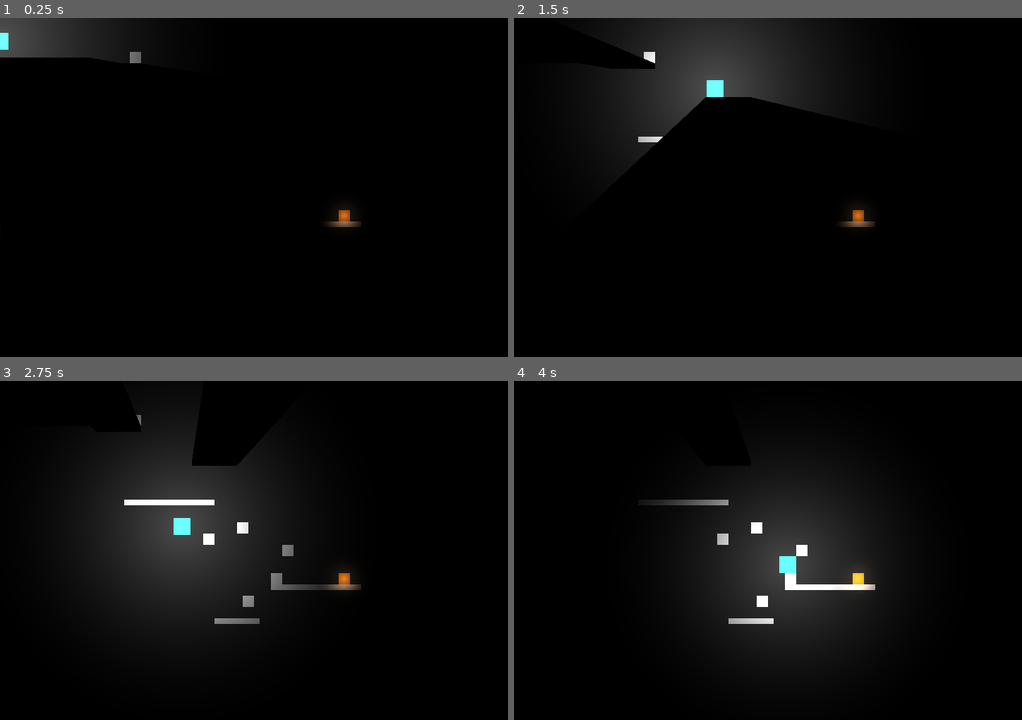
Above: before the commit, frames 1-4 (two rows, left to right).
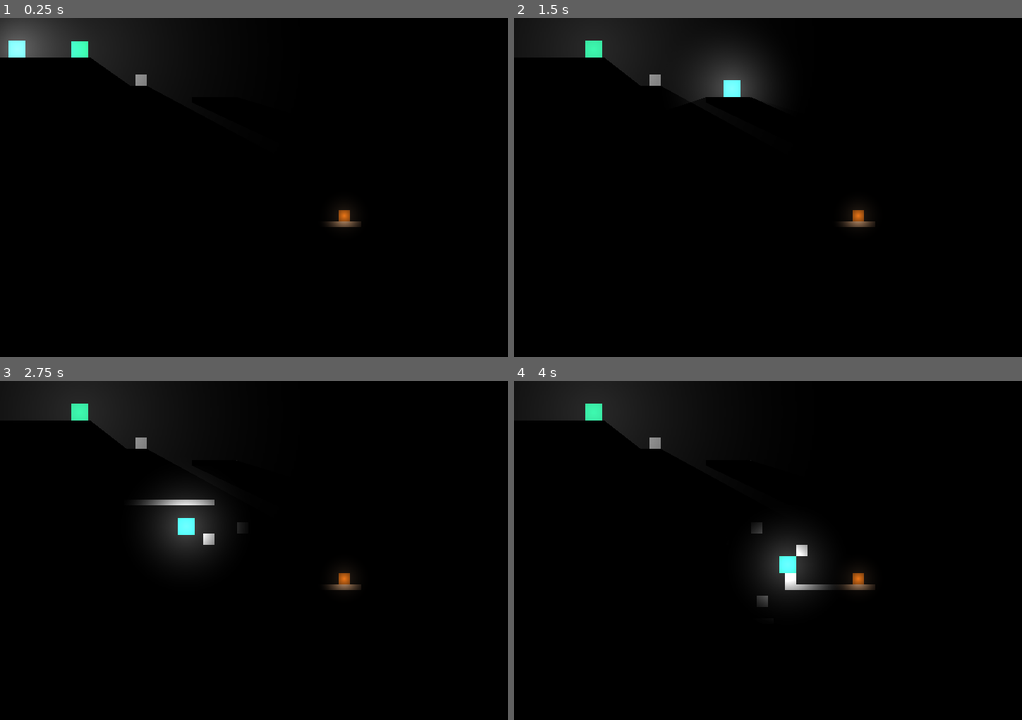
Above: after the commit, the same moments.

Repository: ToastedBrains/glow-me
Game: Godot game, scene res://levels/level1/level_1.tscn
Same seed, same stepped clock (60 frames per second), same inputs: the game is played once before the commit and once after it.
Inputs:
- Up to frame 1 (0.25 s): no input
- Up to frame 2 (1.5 s): tap Enter (ui_accept) at 0.5, 0.6, 0.77, 1.07, 1.35 s; hold Right (ui_right) from 0.53 s (still down)
- Up to frame 3 (2.75 s): tap Enter (ui_accept) at 1.52, 1.82, 2.1 s; release Right (ui_right) at 2.03 s; hold Left (ui_left) from 2.03 s (still down)
- Up to frame 4 (4 s): release Left (ui_left) at 2.78 s; hold Right (ui_right) from 2.78 s (still down); tap Enter (ui_accept) at 2.85, 3.02, 3.32, 3.6, 3.77 s

The runs differ from the first frame. In frame 1, 0.9% of the frame differs, in the area x 0-29%, y 4-20%; in frame 2, 9.4%; in frame 3, 17%, in the area x 3-67%, y 0-72%; in frame 4, 16%.

Commit message:
A rigidbody cube to collide and shoot away

Diff:
--- a/LightSources/light_source.gd
+++ b/LightSources/light_source.gd
@@ -15,11 +15,11 @@
 
 func _on_body_entered(body):
 	if body is CharacterBody2D:
-		print(body)
+#		print(body)
 		var props = body.get_property_list()
 		for p in props:
 			print(p)
-		body.power_up = true
+		body.charging = true
 #	queue_free()
 #	body.power_up = true
 #	body.queue_free()
@@ -29,8 +29,8 @@
 
 func _on_body_exited(body):
 	if body is CharacterBody2D:
-		print(body)
+#		print(body)
 		var props = body.get_property_list()
 		for p in props:
 			print(p)
-		body.power_up = false
+		body.charging = false
--- /dev/null
+++ b/Phosphorescents/phospho_cube.gd
@@ -0,0 +1,18 @@
+extends RigidBody2D
+
+@onready var power_up = false
+
+func charge_up():
+	power_up = true
+
+func charge_down():
+	power_up = false
+
+
+func _ready():
+	pass # Replace with function body.
+
+
+# Called every frame. 'delta' is the elapsed time since the previous frame.
+func _process(delta):
+	pass
--- /dev/null
+++ b/Phosphorescents/phospho_cube.tscn
@@ -0,0 +1,32 @@
+[gd_scene load_steps=4 format=3 uid="uid://cxwblhx28wseb"]
+
+[ext_resource type="Texture2D" uid="uid://c75m4rx1nsw3h" path="res://assets/sprites/light_temp.png" id="1_jm8ml"]
+[ext_resource type="Script" path="res://Phosphorescents/phospho_cube.gd" id="1_wjrgd"]
+
+[sub_resource type="RectangleShape2D" id="RectangleShape2D_gviq2"]
+size = Vector2(24, 24)
+
+[node name="PhosphoCube" type="RigidBody2D" groups=["phosphorescents"]]
+script = ExtResource("1_wjrgd")
+
+[node name="ColorRect" type="ColorRect" parent="."]
+anchors_preset = 8
+anchor_left = 0.5
+anchor_top = 0.5
+anchor_right = 0.5
+anchor_bottom = 0.5
+offset_left = -12.0
+offset_top = -12.0
+offset_right = 12.0
+offset_bottom = 12.0
+grow_horizontal = 2
+grow_vertical = 2
+color = Color(0.243137, 0.984314, 0.694118, 1)
+
+[node name="CollisionShape2D" type="CollisionShape2D" parent="."]
+shape = SubResource("RectangleShape2D_gviq2")
+
+[node name="PointLight2D" type="PointLight2D" parent="."]
+shadow_enabled = true
+texture = ExtResource("1_jm8ml")
+texture_scale = 3.0
--- a/Player/player.gd
+++ b/Player/player.gd
@@ -1,77 +1,57 @@
 extends CharacterBody2D
 
 
-const SPEED = 300.0
-const JUMP_VELOCITY = -400.0
+@onready var gravity = ProjectSettings.get_setting("physics/2d/default_gravity")
+@onready var charging = false
 
-@onready var light_power = 2
-@onready var light_radius = 3
-@onready var power_up = false
+@export var speed = 300.0
+@export var jump_velocity = -400.0
+@export var energy = 2
+@export var radius = 2
 
-# Get the gravity from the project settings to be synced with RigidBody nodes.
-var gravity = ProjectSettings.get_setting("physics/2d/default_gravity")
+func set_energy():
+	if charging:
+		energy = clamp(energy + 0.01, 0.1, 2)
+		$PointLight2D.energy = energy
+		$PointLight2D.texture_scale = clamp($PointLight2D.texture_scale + $PointLight2D.texture_scale * 0.01, 0.5, 3)
+	else:
+		energy = clamp(energy - 0.001, 0.1, 2)
+		$PointLight2D.texture_scale = clamp($PointLight2D.texture_scale - $PointLight2D.texture_scale * 0.001, 0.5, 3)
+		$PointLight2D.energy = energy
 
 func charge_up():
-	power_up = true
+	charging = true
 
 func charge_down():
-	power_up = false
+	charging = false
 
 func _physics_process(delta):
-	# Add the gravity.
 	if not is_on_floor():
 		velocity.y += gravity * delta
-
-	# Handle Jump.
 	if Input.is_action_just_pressed("ui_accept") and is_on_floor():
-		velocity.y = JUMP_VELOCITY
-
-	# Get the input direction and handle the movement/deceleration.
-	# As good practice, you should replace UI actions with custom gameplay actions.
+		velocity.y = jump_velocity
 	var direction = Input.get_axis("ui_left", "ui_right")
 	if direction:
-		velocity.x = direction * SPEED
+		velocity.x = direction * speed
 	else:
-		velocity.x = move_toward(velocity.x, 0, SPEED)
-
-	move_and_slide()
-
-	if power_up:
-#		print("pw up", light_power, " ", $PointLight2D.texture_scale)
-		light_power = clamp(light_power + 0.01, 0.1, 2)
-		$PointLight2D.energy = light_power
-		$PointLight2D.texture_scale = clamp($PointLight2D.texture_scale + $PointLight2D.texture_scale * 0.01, 0.5, 3)
-	else:
-#		print("pw down", light_power, " ",  $PointLight2D.texture_scale)
-		light_power = clamp(light_power - 0.001, 0.1, 2)
-		$PointLight2D.texture_scale = clamp($PointLight2D.texture_scale - $PointLight2D.texture_scale * 0.001, 0.5, 3)
-		$PointLight2D.energy = light_power
-#		$PointLight2D.texture_scale -= $PointLight2D.texture_scale * 0.001
-
-
-#func _on_area_2d_body_entered(body):
-#	print("entered")
-#	if body.is_in_group("light_sources"):
-#		print("s-enter")
-#		power_up = true
-#
-#
-#func _on_area_2d_body_exited(body):
-#	print("exited")
-#	if body.is_in_group("light_sources"):
-#		print("s-exit")
-#		power_up = false
+		velocity.x = move_toward(velocity.x, 0, speed)
+	if move_and_slide():
+		for collisions in get_slide_collision_count():
+			var collision = get_slide_collision(collisions)
+			if collision.get_collider() is RigidBody2D:
+				collision.get_collider().apply_force(collision.get_normal() * -2500)
+	set_energy()
 
 
 func _on_area_2d_area_entered(area):
 	print("entered")
 	if area.is_in_group("light_sources"):
 		print("s-enter")
-		power_up = true
+		charging = true
 
 
 func _on_area_2d_area_exited(area):
 	print("exited")
 	if area.is_in_group("light_sources"):
 		print("s-exit")
-		power_up = false
+		charging = false
--- a/Player/player.tscn
+++ b/Player/player.tscn
@@ -1,10 +1,13 @@
-[gd_scene load_steps=4 format=3 uid="uid://cb0j6v8shsd03"]
+[gd_scene load_steps=5 format=3 uid="uid://cb0j6v8shsd03"]
 
 [ext_resource type="Script" path="res://Player/player.gd" id="1_vd73t"]
 [ext_resource type="Texture2D" uid="uid://c75m4rx1nsw3h" path="res://assets/sprites/light_temp.png" id="2_py3su"]
 
 [sub_resource type="RectangleShape2D" id="RectangleShape2D_p3duk"]
 size = Vector2(24, 24)
+
+[sub_resource type="CircleShape2D" id="CircleShape2D_1fvnt"]
+radius = 121.004
 
 [node name="Player" type="CharacterBody2D"]
 script = ExtResource("1_vd73t")
@@ -22,7 +25,8 @@
 [node name="PointLight2D" type="PointLight2D" parent="."]
 shadow_enabled = true
 texture = ExtResource("2_py3su")
-texture_scale = 3.0
 
-[node name="DirectionalLight2D" type="DirectionalLight2D" parent="."]
-visible = false
+[node name="Halo" type="Area2D" parent="."]
+
+[node name="CollisionShape2D" type="CollisionShape2D" parent="Halo"]
+shape = SubResource("CircleShape2D_1fvnt")
--- a/levels/level1/level_1.tscn
+++ b/levels/level1/level_1.tscn
@@ -1,7 +1,8 @@
-[gd_scene load_steps=9 format=3 uid="uid://b8uwijdmfacbs"]
+[gd_scene load_steps=10 format=3 uid="uid://b8uwijdmfacbs"]
 
 [ext_resource type="PackedScene" uid="uid://cb0j6v8shsd03" path="res://Player/player.tscn" id="1_snwly"]
 [ext_resource type="PackedScene" uid="uid://cmwujakjog1t7" path="res://LightSources/light_source.tscn" id="2_m6ggs"]
+[ext_resource type="PackedScene" uid="uid://cxwblhx28wseb" path="res://Phosphorescents/phospho_cube.tscn" id="3_eckn1"]
 
 [sub_resource type="RectangleShape2D" id="RectangleShape2D_vtrlt"]
 size = Vector2(64, 8)
@@ -29,12 +30,13 @@
 color = Color(0.164706, 0.164706, 0.164706, 1)
 
 [node name="Player" parent="." instance=ExtResource("1_snwly")]
+position = Vector2(24, 16)
 
 [node name="P64" type="ColorRect" parent="."]
-offset_left = 136.0
-offset_top = 64.0
-offset_right = 200.0
-offset_bottom = 72.0
+offset_left = 144.0
+offset_top = 96.0
+offset_right = 208.0
+offset_bottom = 104.0
 color = Color(1, 0.301961, 1, 1)
 metadata/_edit_group_ = true
 
@@ -60,10 +62,10 @@
 occluder = SubResource("OccluderPolygon2D_4bmeh")
 
 [node name="P32sq" type="ColorRect" parent="."]
-offset_left = 184.0
-offset_top = 48.0
-offset_right = 200.0
-offset_bottom = 64.0
+offset_left = 192.0
+offset_top = 80.0
+offset_right = 208.0
+offset_bottom = 96.0
 metadata/_edit_group_ = true
 
 [node name="StaticBody2D" type="StaticBody2D" parent="P32sq"]
@@ -200,3 +202,6 @@
 
 [node name="LightSource" parent="." instance=ExtResource("2_m6ggs")]
 position = Vector2(488, 280)
+
+[node name="PhosphoCube" parent="." instance=ExtResource("3_eckn1")]
+position = Vector2(113, 17)
--- a/project.godot
+++ b/project.godot
@@ -12,7 +12,7 @@
 
 config/name="Glow-me"
 run/main_scene="res://levels/level1/level_1.tscn"
-config/features=PackedStringArray("4.1", "GL Compatibility")
+config/features=PackedStringArray("4.2", "GL Compatibility")
 config/icon="res://icon.svg"
 
 [autoload]
